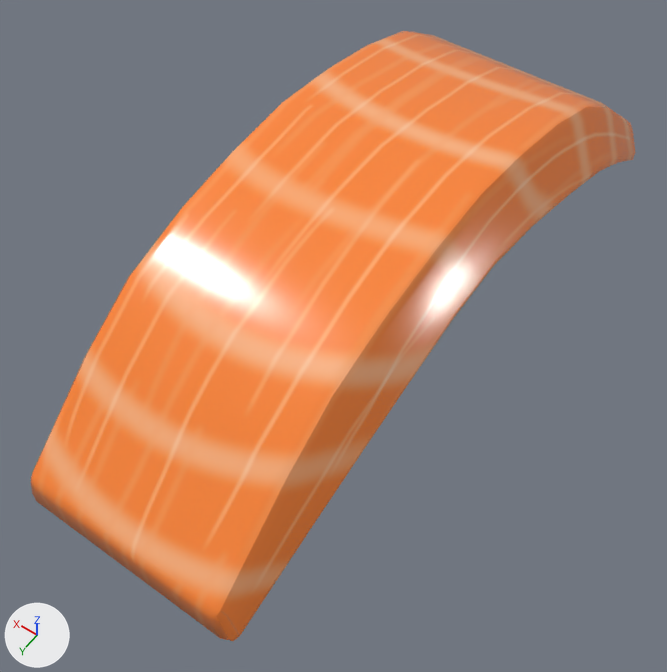
Renders of the FBX model Assets/Model/sushi/samon/neta_samon.fbx from each side of a commit.
The view is the same before and after, from a camera (50 mm lens) standing at (0.0378, 0.0174, 0.0283) and looking at (0.0482, 0.0029, 0.0055). The lights are fixed; the arrows at lower left show +X, +Y and +Z. Where no turn or scale is listed for an object, it has been applied to the vertices.
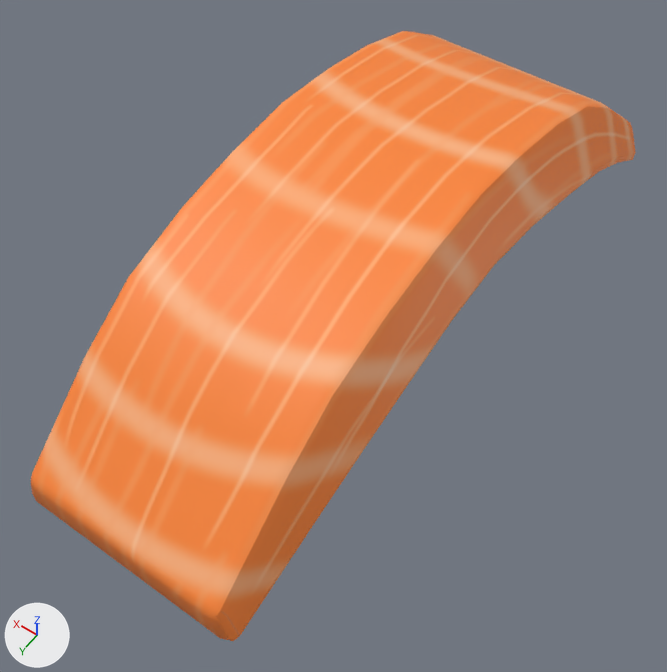
The newer file is also turned or shifted as a whole; pictures and numbers use the older file's frame.

The edits, one by one:
In material 'aiStandardSurface1' (mat_aistandardsurface1), roughness goes from 0.2 to 0.553.

Boxes [x1, y1, x2, y2] around the edits, measured in the pictures (667 x 672 px):
'polySurface1', surface changed: [30, 31, 636, 640] in both
